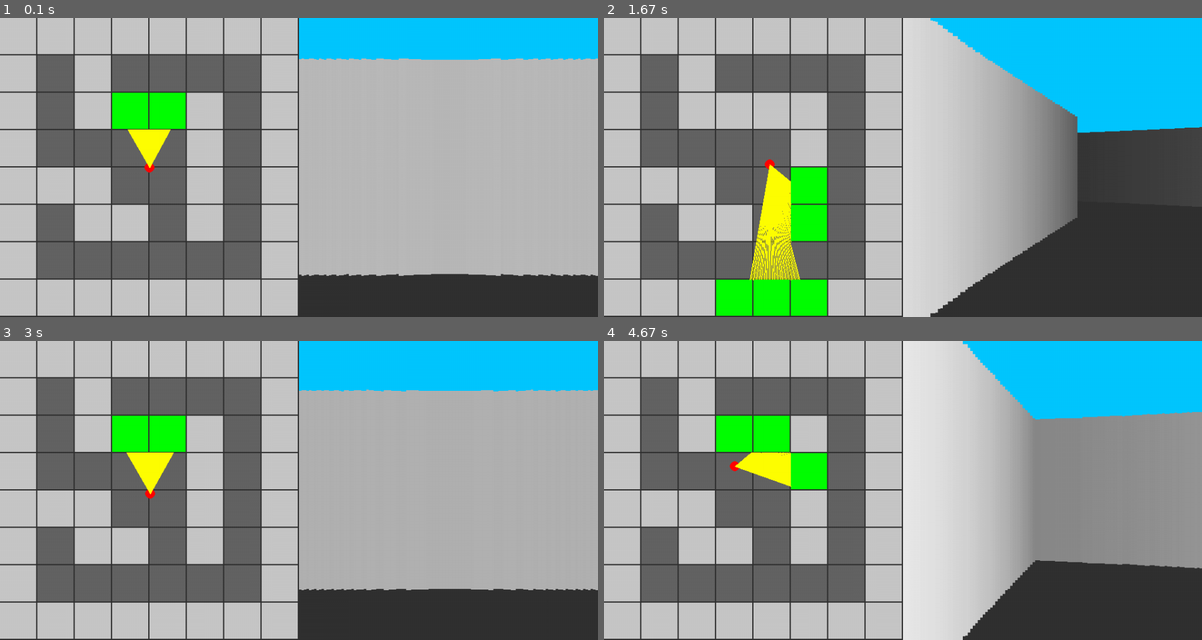
Above: before the commit, frames 1-4 (two rows, left to right).
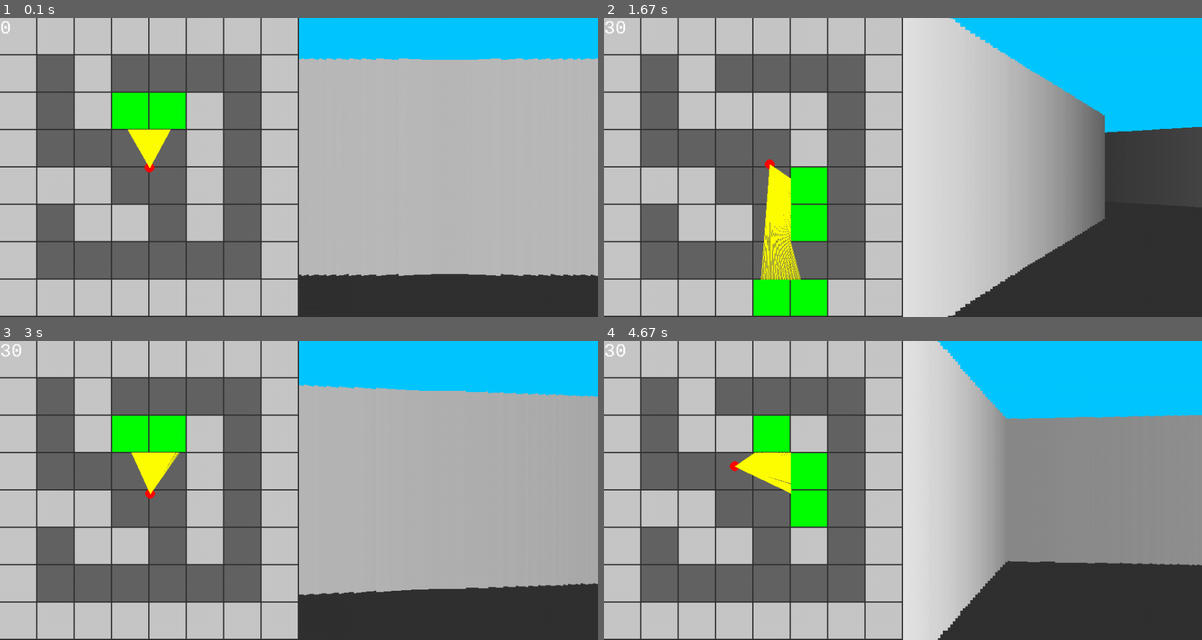
Above: after the commit, the same moments.

Repository: maksimKorzh/raycasting-tutorials
Game: pygame game, started from src/raycasting.py
Same seed, same stepped clock (60 frames per second), same inputs: the game is played once before the commit and once after it.
Inputs:
- Up to frame 1 (0.1 s): no input
- Up to frame 2 (1.67 s): hold Right 0.33-0.8 s; hold Up 0.83-1.13 s; hold Right 1.17-1.63 s
- Up to frame 3 (3 s): hold Left 1.67-2.2 s; hold Down 2.23-2.53 s; hold Left 2.57-2.97 s
- Up to frame 4 (4.67 s): hold Up 3-3.37 s; hold Right 3.4-4.03 s; hold Down 4.07-4.43 s; hold Left from 4.47 s (still down)

The runs differ from the first frame. In frame 1, less than 0.1% of the frame differs, in the area x 0-2%, y 1-6%; in frame 2, 9.2%, in the area x 0-100%, y 0-100%; in frame 3, 1.2%; in frame 4, 7.7%.

Commit message:
added fps display

Diff:
--- a/src/raycasting.py
+++ b/src/raycasting.py
@@ -175,9 +175,17 @@
         player_y -= 3 * math.cos(player_angle)
         forward = False
 
+    # set FPS
+    clock.tick(30)
+
+    # display FPS
+    fps = str(int(clock.get_fps()))
+    font = pygame.font.SysFont('Monospace Regular', 30)
+    textsurface = font.render(fps, False, (255, 255, 255))
+    win.blit(textsurface, (0, 0))
+
     # update frame according to FPS
     pygame.display.flip()
-    clock.tick(30)
 
 # clean ups
 pygame.quit()
